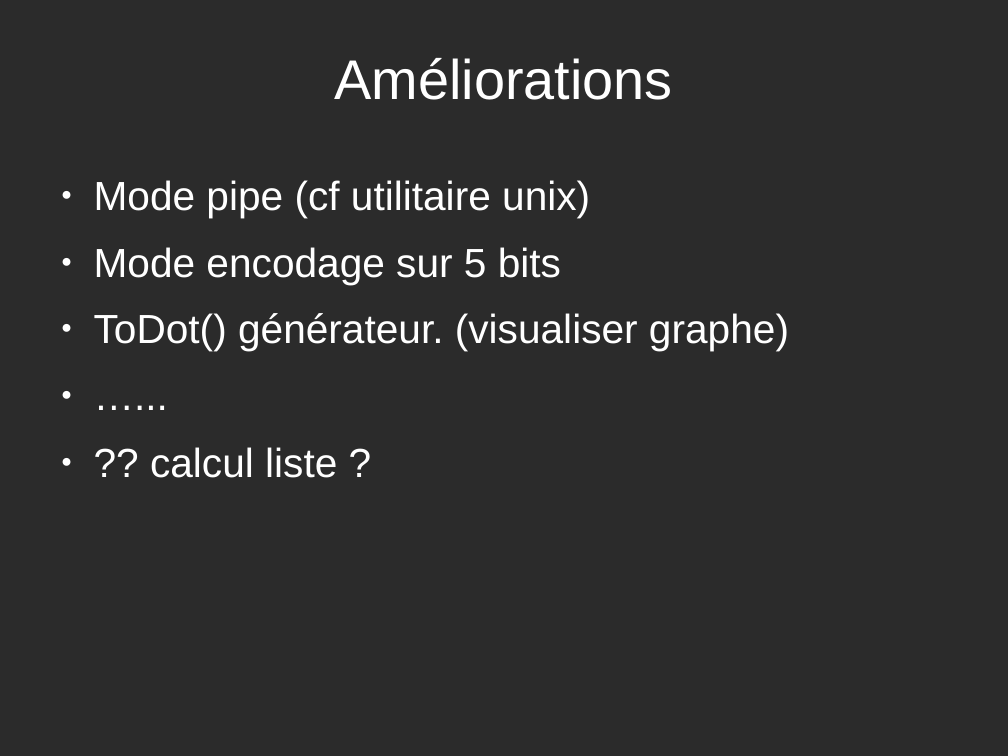
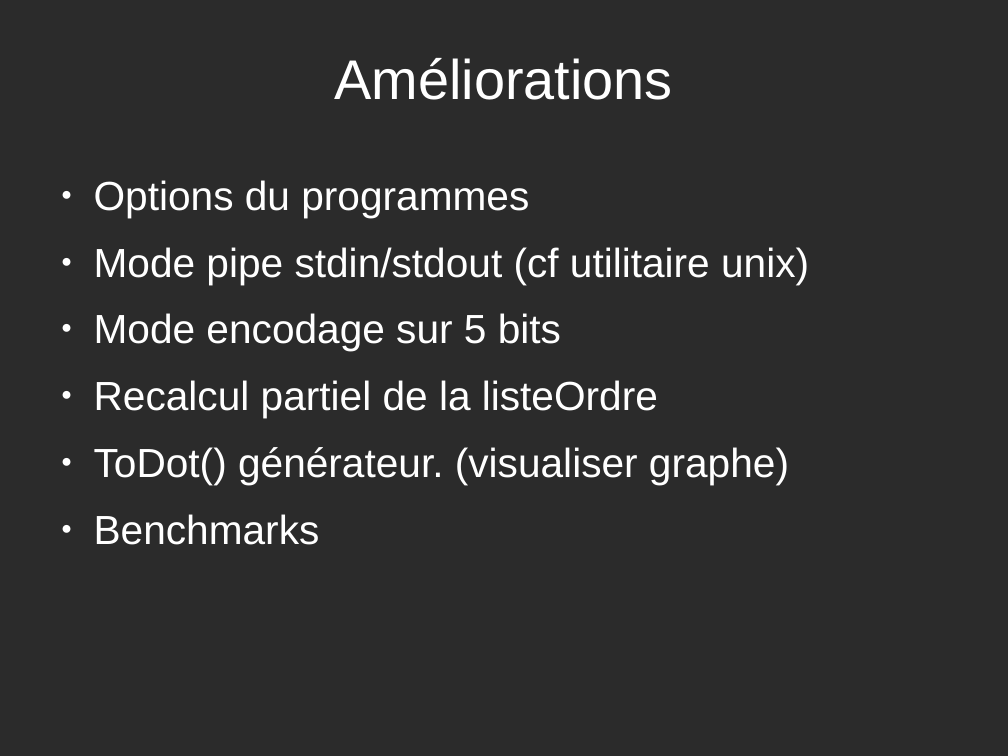
Before and after one commit to AdrieanKhisbe/asHuffman, a slide deck: slide 5 of rapport/soutenanceASH.odp (slide 6 before the commit). Drawn at 1008x756 pixels with LibreOffice and Linux fonts; fonts in the diff are those of the drawing; background and template pictures are left out; a plain dark background stands for a picture behind light text. Boxes give left, top, right and bottom in pixels: in the first picture for what was removed or moved away, otherwise in the second. Text is boxed around its words. In the diff, an @@ line names an element or a change of style, - is before the commit and + after.

```diff
--- a/rapport/soutenanceASH.odp
+++ b/rapport/soutenanceASH.odp
@@ text at bbox=[94, 180, 809, 284]: text changed @@
-● Mode pipe (cf utilitaire unix)
+● Options du programmes
+● Mode pipe stdin/stdout (cf utilitaire unix)
@@ text at bbox=[94, 380, 658, 418]: paragraph added @@
+● Recalcul partiel de la listeOrdre
@@ text at bbox=[94, 514, 320, 545]: text changed @@
-● …...
-● ?? calcul liste ?
+● Benchmarks
```
Also in this commit, not shown: 4 other slides changed.
